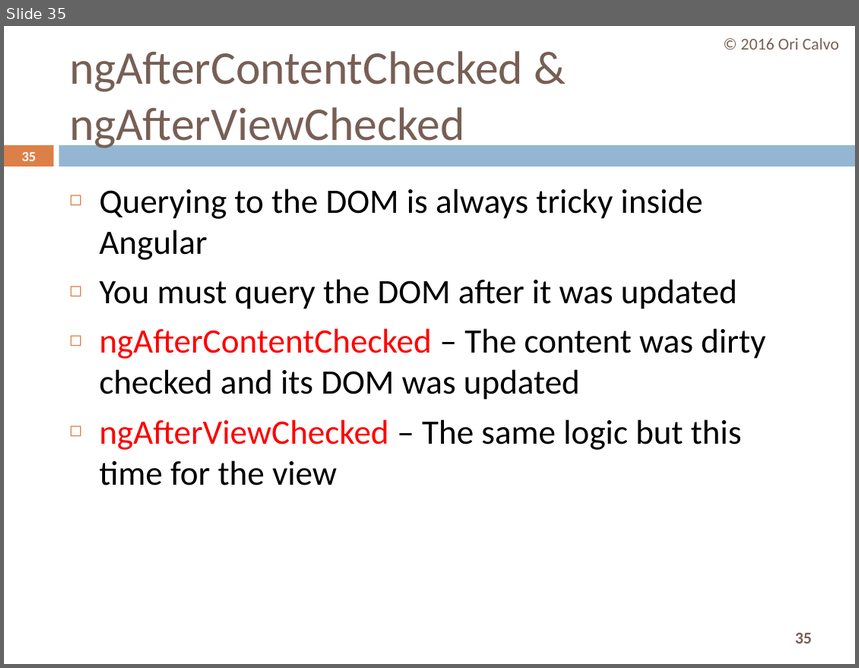
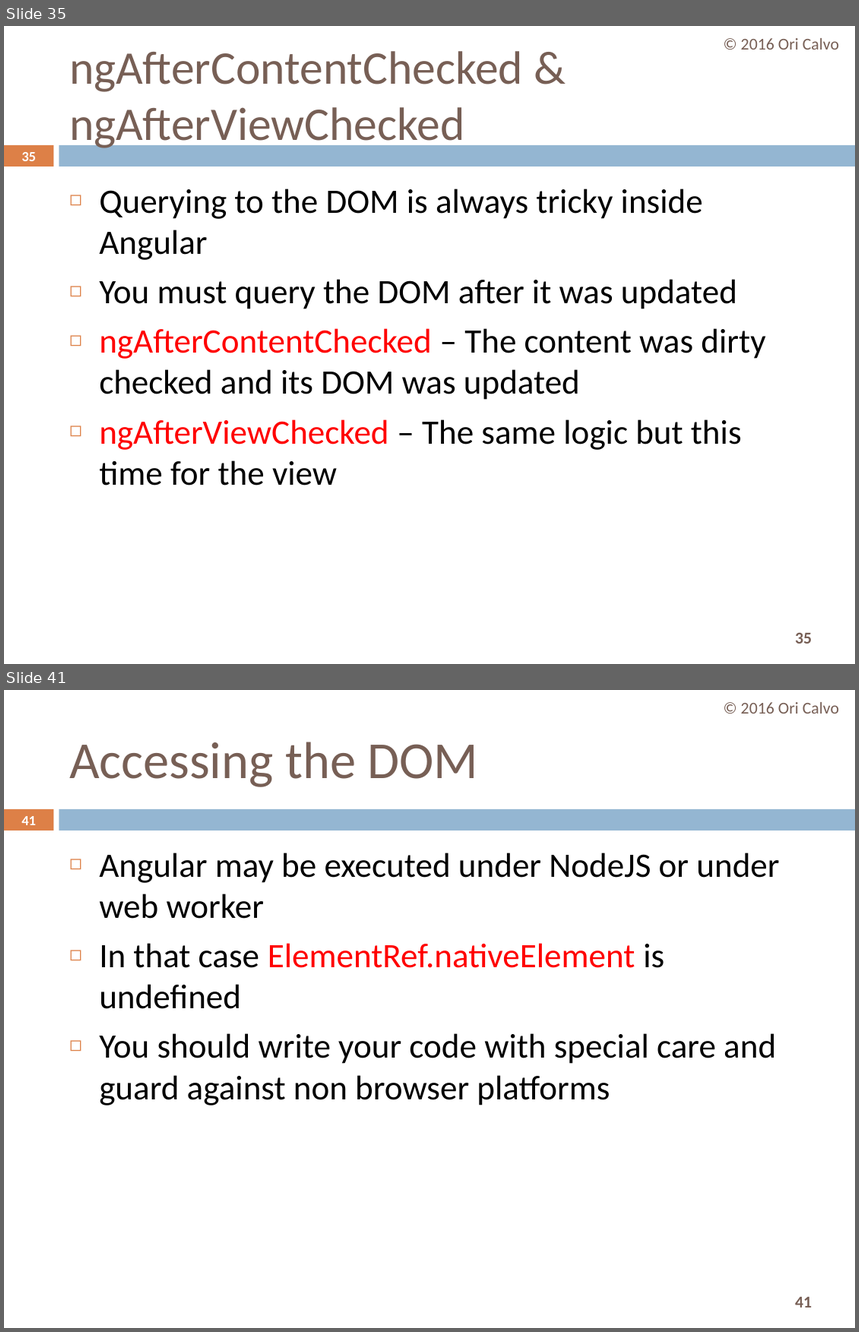
Before and after one commit to oricalvo/course-angular, a slide deck: PPTs/06 Advanced Components.pptx. Shown one above the other, each under a label of ours: slide 35 before the commit, slides 35 and 41 after it; the slides between them are not shown. The pictures are 859x668 and 859x1332 pixels, drawn with LibreOffice and Linux fonts; fonts in the diff are those of the drawing. Boxes give left, top, right and bottom in pixels: in the first picture for what was removed or moved away, otherwise in the second. Text is boxed around its words. In the diff, an @@ line names an element or a change of style, - is before the commit and + after.

```diff
--- a/PPTs/06 Advanced Components.pptx
+++ b/PPTs/06 Advanced Components.pptx
@@ slide 41 added at [4,690,855,1328], background #FFFFFF; not listed: 3 template elements that a slide beside it also shows @@
@@ text added at [741,702,839,714], 14 pt, text #775F55 @@
+© 2016 Ori Calvo
@@ title added at [69,742,478,787], 44 pt, text #775F55 @@
+Accessing the DOM
@@ page number added at [21,816,36,825], 11.9 pt, text #FFFFFF, bold @@
+41
@@ text added at [99,853,779,1106], 29 pt, text #000000 @@
+◻ Angular may be executed under NodeJS or under web worker
+◻ In that case ElementRef.nativeElement is undefined
+◻ You should write your code with special care and guard against non browser platforms
```
Also in this commit, not shown: 4 slides changed, 2 other slides added, 25 other files.
